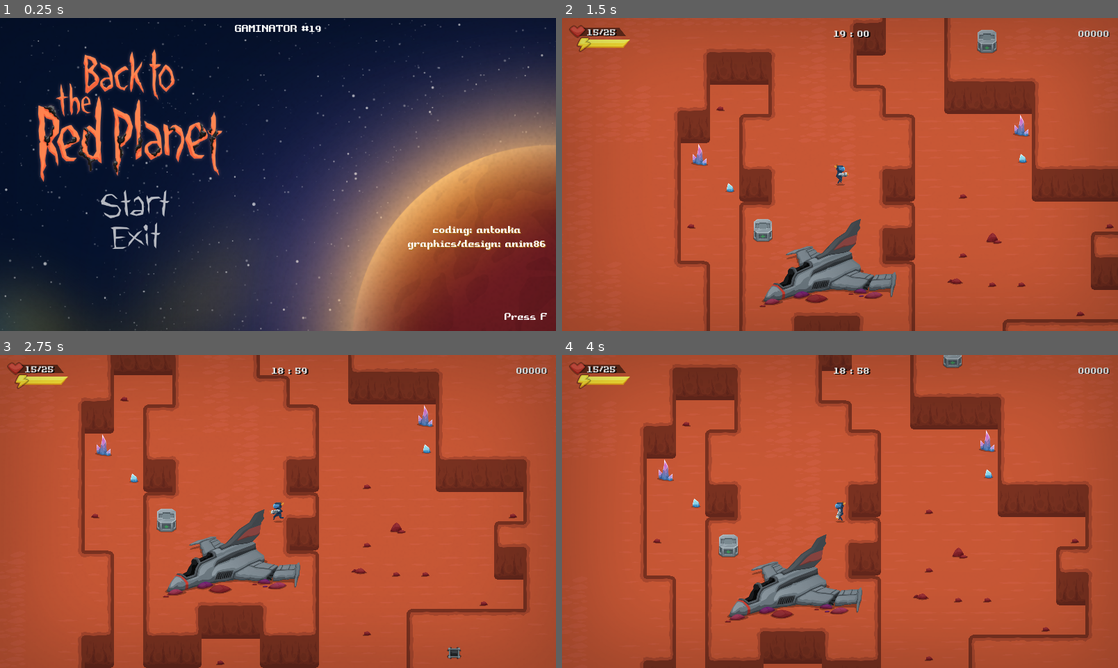
Above: before the commit, frames 1-4 (two rows, left to right).
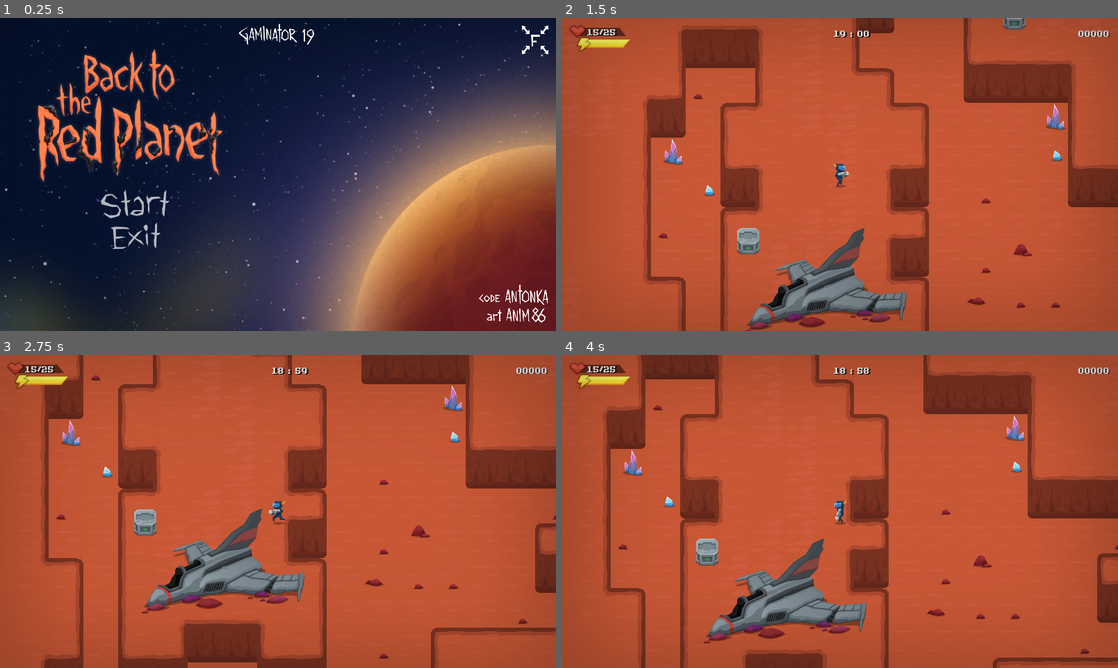
Above: after the commit, the same moments.

Repository: jimmyjonezz/Annigilation
Game: Godot game, scene res://MainMenu/MainMenu.tscn
Same seed, same stepped clock (60 frames per second), same inputs: the game is played once before the commit and once after it.
Inputs (mouse positions are in pixels of both pictures, inside the frame that each line leads up to):
- Up to frame 1 (0.25 s): no input
- Up to frame 2 (1.5 s): click (695, 202) at 0.5 s; move the mouse to (962, 158) at 1.27 s; hold Right (ui_right) from 1.28 s (still down)
- Up to frame 3 (2.75 s): move the mouse to (166, 527) at 2.02 s; release Right (ui_right) at 2.03 s; hold Down (ui_down) from 2.03 s (still down)
- Up to frame 4 (4 s): move the mouse to (895, 442) at 2.77 s; release Down (ui_down) at 2.78 s; hold Right (ui_right) 2.78-3.53 s; tap Enter at 3.5 s; move the mouse to (812, 574) at 3.52 s; hold Up (ui_up) from 3.53 s (still down)

The runs differ from the first frame. In frame 1, 1.5% of the frame differs, in the area x 42-99%, y 1-98%; in frame 2, 25%; in frame 3, 28%, in the area x 7-100%, y 0-100%; in frame 4, 27%.

Commit message:
Main screen FIX

Diff:
--- a/Main/Main.tscn
+++ b/Main/Main.tscn
@@ -19,7 +19,6 @@
 Boss = ExtResource( 3 )
 
 [node name="World" type="Node2D" parent="."]
-editor/display_folded = true
 
 [node name="Navigation" parent="World" instance=ExtResource( 4 )]
 
@@ -90,7 +89,6 @@
 position = Vector2( 1923, 1677 )
 
 [node name="Point" type="Node2D" parent="."]
-editor/display_folded = true
 
 [node name="Point" parent="Point" instance=ExtResource( 7 )]
 position = Vector2( 1213, 3018 )
@@ -150,7 +148,6 @@
 position = Vector2( 7228, 4174 )
 
 [node name="Position" type="Node2D" parent="."]
-editor/display_folded = true
 
 [node name="Player" parent="Position" instance=ExtResource( 9 )]
 position = Vector2( 1921, 1288 )
@@ -160,7 +157,7 @@
 [node name="Camera2D" type="Camera2D" parent="Position/Player"]
 editor/display_folded = true
 current = true
-zoom = Vector2( 1.9, 1.9 )
+zoom = Vector2( 1.6, 1.6 )
 limit_left = 0
 limit_top = 0
 limit_right = 14300
--- a/MainMenu/MainMenu.tscn
+++ b/MainMenu/MainMenu.tscn
@@ -1,18 +1,20 @@
-[gd_scene load_steps=11 format=2]
+[gd_scene load_steps=14 format=2]
 
 [ext_resource path="res://MainMenu/MainMenu.gd" type="Script" id=1]
 [ext_resource path="res://Image/UI/main_bg.png" type="Texture" id=2]
-[ext_resource path="res://Font/32pt.tres" type="DynamicFont" id=3]
-[ext_resource path="res://Image/UI/logo.png" type="Texture" id=4]
-[ext_resource path="res://Image/UI/Start_2.png" type="Texture" id=5]
-[ext_resource path="res://Image/UI/Start_1.png" type="Texture" id=6]
-[ext_resource path="res://Image/UI/Exit_2.png" type="Texture" id=7]
-[ext_resource path="res://Image/UI/Exit_1.png" type="Texture" id=8]
-[ext_resource path="res://Other/Fade/FadeIn.tscn" type="PackedScene" id=9]
-[ext_resource path="res://Sound/back.ogg" type="AudioStream" id=10]
+[ext_resource path="res://Image/UI/F.png" type="Texture" id=3]
+[ext_resource path="res://Image/UI/a86.png" type="Texture" id=4]
+[ext_resource path="res://Image/UI/antonka.png" type="Texture" id=5]
+[ext_resource path="res://Image/UI/g19.png" type="Texture" id=6]
+[ext_resource path="res://Image/UI/logo.png" type="Texture" id=7]
+[ext_resource path="res://Image/UI/Start_2.png" type="Texture" id=8]
+[ext_resource path="res://Image/UI/Start_1.png" type="Texture" id=9]
+[ext_resource path="res://Image/UI/Exit_2.png" type="Texture" id=10]
+[ext_resource path="res://Image/UI/Exit_1.png" type="Texture" id=11]
+[ext_resource path="res://Other/Fade/FadeIn.tscn" type="PackedScene" id=12]
+[ext_resource path="res://Sound/back.ogg" type="AudioStream" id=13]
 
 [node name="MainMenu" type="Node2D"]
-editor/display_folded = true
 script = ExtResource( 1 )
 
 [node name="CanvasLayer" type="CanvasLayer" parent="."]
@@ -35,70 +37,37 @@
 size_flags_horizontal = 7
 size_flags_vertical = 7
 
-[node name="Fullscreen" type="Label" parent="CanvasLayer/Labels"]
-anchor_left = 1.0
-anchor_top = 1.0
-anchor_right = 1.0
-anchor_bottom = 1.0
-margin_left = -118.0
-margin_top = -48.0
-margin_right = -20.0
-margin_bottom = -20.0
-custom_fonts/font = ExtResource( 3 )
-text = "Press F"
-valign = 1
+[node name="F" type="TextureRect" parent="CanvasLayer/Labels"]
+margin_left = 1201.35
+margin_top = 18.0881
+margin_right = 1325.35
+margin_bottom = 148.088
+rect_scale = Vector2( 0.5, 0.5 )
+texture = ExtResource( 3 )
 
-[node name="Gaminator" type="Label" parent="CanvasLayer/Labels"]
-anchor_left = 0.5
-anchor_right = 0.5
-margin_left = -103.0
-margin_top = 10.0
-margin_right = 103.0
-margin_bottom = 38.0
-custom_fonts/font = ExtResource( 3 )
-text = "GAMINATOR #19"
-align = 1
-valign = 1
+[node name="a86" type="TextureRect" parent="CanvasLayer/Labels"]
+margin_left = 1119.95
+margin_top = 666.244
+margin_right = 1392.95
+margin_bottom = 796.244
+rect_scale = Vector2( 0.5, 0.5 )
+texture = ExtResource( 4 )
 
-[node name="Authors" type="Control" parent="CanvasLayer"]
-anchor_left = 1.0
-anchor_right = 1.0
-anchor_bottom = 1.0
-margin_left = -403.0
+[node name="antonka" type="TextureRect" parent="CanvasLayer/Labels"]
+margin_left = 1103.37
+margin_top = 613.487
+margin_right = 1423.37
+margin_bottom = 743.487
+rect_scale = Vector2( 0.5, 0.5 )
+texture = ExtResource( 5 )
 
-[node name="cod" type="Label" parent="CanvasLayer/Authors"]
-anchor_left = 0.5
-anchor_right = 0.5
-margin_left = -148.5
-margin_top = 464.393
-margin_right = 187.5
-margin_bottom = 509.393
-custom_fonts/font = ExtResource( 3 )
-custom_colors/font_color_shadow = Color( 0.67451, 0.454902, 0.0784314, 1 )
-custom_constants/shadow_offset_x = 2
-custom_constants/shadow_offset_y = 2
-text = "coding: antonka"
-align = 1
-valign = 1
-autowrap = true
-clip_text = true
-
-[node name="design" type="Label" parent="CanvasLayer/Authors"]
-anchor_left = 0.5
-anchor_right = 0.5
-margin_left = -148.5
-margin_top = 496.393
-margin_right = 187.5
-margin_bottom = 541.393
-custom_fonts/font = ExtResource( 3 )
-custom_colors/font_color_shadow = Color( 0.67451, 0.454902, 0.0784314, 1 )
-custom_constants/shadow_offset_x = 2
-custom_constants/shadow_offset_y = 2
-text = "graphics/design: anim86"
-align = 1
-valign = 1
-autowrap = true
-clip_text = true
+[node name="gaminator" type="TextureRect" parent="CanvasLayer/Labels"]
+margin_left = 550.179
+margin_top = 12.0588
+margin_right = 895.179
+margin_bottom = 142.059
+rect_scale = Vector2( 0.5, 0.5 )
+texture = ExtResource( 6 )
 
 [node name="Control" type="Control" parent="CanvasLayer"]
 anchor_right = 1.0
Binary file added: Image/UI/F.png
Not shown, added: Image/UI/F.png.import
Binary file added: Image/UI/a86.png
Not shown, added: Image/UI/a86.png.import
Binary file added: Image/UI/antonka.png
Not shown, added: Image/UI/antonka.png.import
Binary file added: Image/UI/g19.png
Not shown, added: Image/UI/g19.png.import
Not shown: 2 places in MainMenu/MainMenu.tscn that only renumber resources
